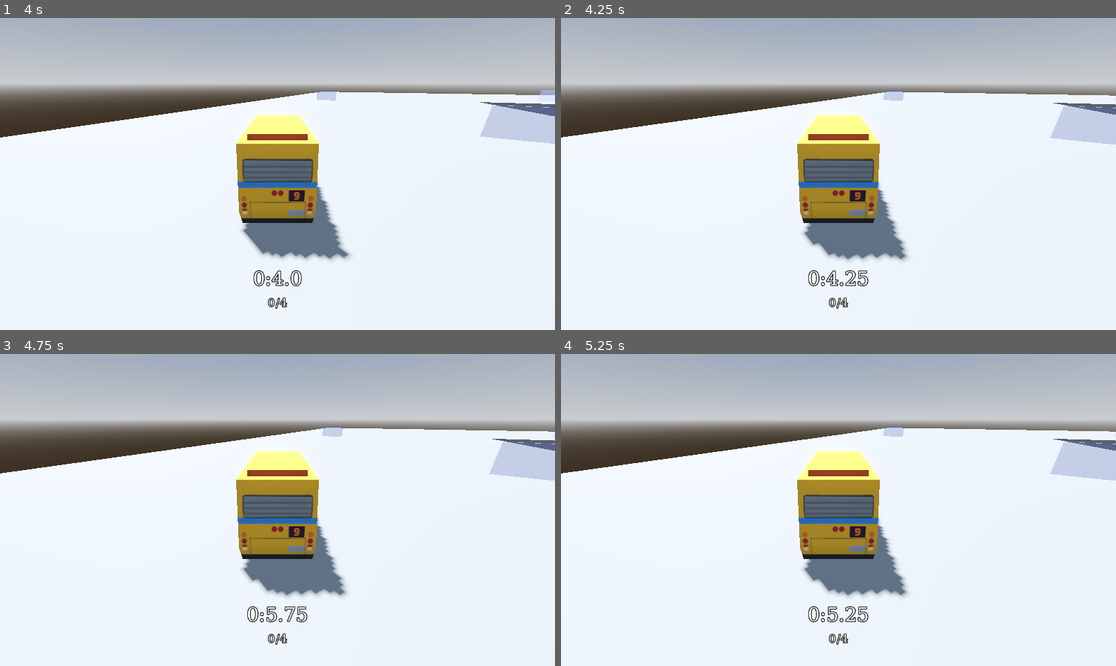
Above: before the commit, frames 1-4 (two rows, left to right).
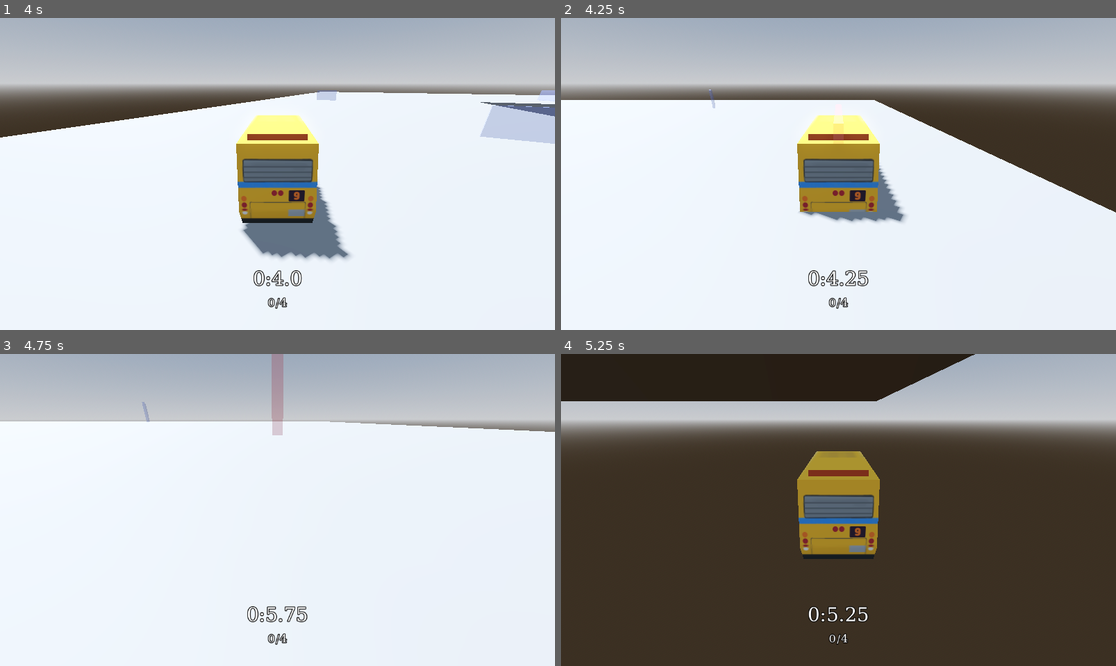
Above: after the commit, the same moments.

Repository: Username4DSchool/racing_game
Game: Godot game, scene res://tracks/track_1.tscn
The game is run twice, just before and just after one commit, with the same random seed, the same clock (stepped at 60 frames per second) and the same inputs. This scene is started directly instead of the project's main scene.
Inputs:
- Up to frame 1 (4 s): hold Right (ui_right) 0.53-1.28 s; hold Down (ui_down) 1.28-2.03 s; hold Right (ui_right) 2.03-2.78 s; hold Up (ui_up) 2.78-3.53 s; hold Left (ui_left) from 3.53 s (still down)
- Up to frame 2 (4.25 s): keep holding Left (ui_left); tap R (respawn, bound only after the commit) at 4.15 s
- Up to frame 3 (4.75 s): keep holding Left (ui_left)
- Up to frame 4 (5.25 s): release Left (ui_left) at 5.03 s; hold Down (ui_down) from 5.03 s (still down)

Frame 1 is identical in both runs. In frame 2, 15% of the frame differs, in the area x 0-100%, y 22-78%; in frame 3, 15%; in frame 4, 78%, in the area x 0-100%, y 0-100%.
Error after the commit: Invalid assignment of property or key 'rotation' with value of type 'float' on a base object of type 'CharacterBody3D (car.gd)'. (res://track.gd:49)

Commit message:
small fixes

Diff:
--- a/car.gd
+++ b/car.gd
@@ -1,10 +1,10 @@
 extends CharacterBody3D
 
-var speed = 0
-var steering = 0
-var sliding = false
-var slide_steer = 0
-var drift_multiplier= 0
+@export var speed = 0
+@export var steering = 0
+@export var sliding = false
+@export var slide_steer = 0
+@export var drift_multiplier= 0
 func _physics_process(delta: float) -> void:
 	if Input.get_axis("ui_left", "ui_right") and speed > 0:
 		if speed < 0.2:
--- a/checkpoint.gd
+++ b/checkpoint.gd
@@ -16,3 +16,4 @@
 		checked = true
 		print("checked")
 		self.get_parent().get_parent().check_checkpoints()
+		self.get_parent().get_parent().save_point()
--- a/project.godot
+++ b/project.godot
@@ -53,3 +53,8 @@
 , Object(InputEventKey,"resource_local_to_scene":false,"resource_name":"","device":-1,"window_id":0,"alt_pressed":false …(182 unchanged characters)…
 ]
 }
+respawn={
+"deadzone": 0.2,
+"events": [Object(InputEventKey,"resource_local_to_scene":false,"resource_name":"","device":-1,"window_id":0,"alt_pressed":false,"shift_pressed":false,"ctrl_pressed":false,"meta_pressed":false,"pressed":false,"keycode":0,"physical_keycode":82,"key_label":0,"unicode":114,"location":0,"echo":false,"script":null)
+]
+}
--- a/track.gd
+++ b/track.gd
@@ -6,6 +6,16 @@
 func _ready() -> void:
 	pass # Replace with function body.
 
+@onready var checkpoint_data = {
+ "Position": $finish.position,
+ "Rotation": $finish.rotation.y,
+ "Speed": 0,
+ "Steering": 0,
+ "Sliding": false,
+ "Slide Steer": 0,
+ "Drift Boost": 0,
+ "Velocity": Vector2.ZERO,
+}
 
 # Called every frame. 'delta' is the elapsed time since the previous frame.
 func _process(delta: float) -> void:
@@ -21,3 +31,29 @@
 func finish():
 	if check_checkpoints():
 		print("finish")
+
+func save_point():
+	checkpoint_data = {
+	 "Position": $car/car.position,
+	 "Rotation": $car/car.rotation.y,
+	 "Speed": $car/car.speed,
+	 "Steering": $car/car.steering,
+	 "Sliding": $car/car.sliding,
+	 "Slide Steer": $car/car.slide_steer,
+	 "Drift Boost": $car/car.drift_multiplier,
+	 "Velocity": $car/car.velocity
+	}
+
+func respawn():
+	$car/car.position = checkpoint_data["Position"]
+	$car/car.rotation = checkpoint_data["Rotation"]
+	$car/car.speed = checkpoint_data["Speed"]
+	$car/car.steering= checkpoint_data["Steering"]
+	$car/car.sliding= checkpoint_data["Sliding"]
+	$car/car.slide_steer= checkpoint_data["Slide Steer"]
+	$car/car.drift_multiplier= checkpoint_data["Drift Boost"]
+	$car/car.velocity= checkpoint_data["Velocity"]
+
+func _input(event: InputEvent) -> void:
+	if Input.is_action_just_pressed("respawn"):
+		respawn()
